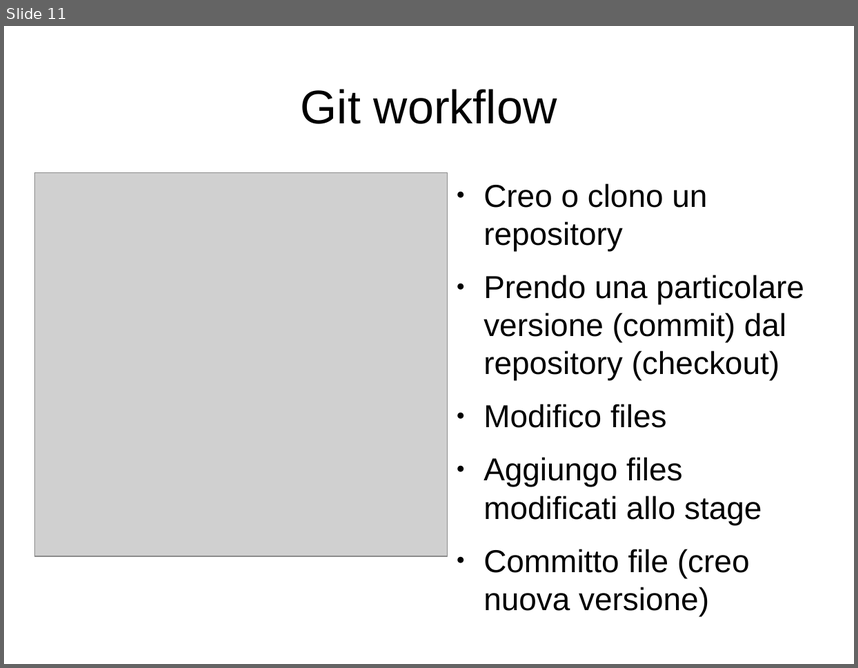
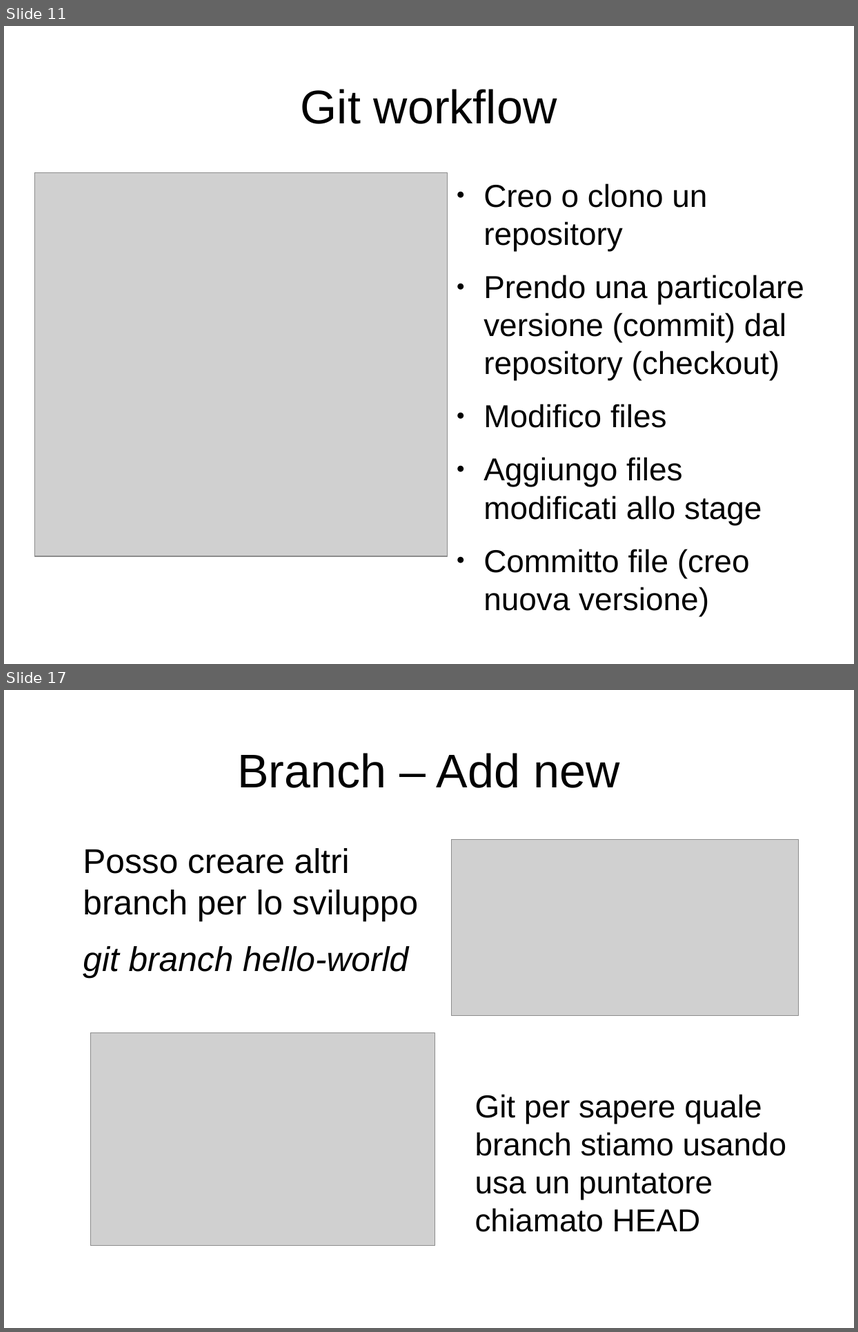
Before and after one commit to lucamariani/corso_diapositive, a slide deck: lez1.odp. Shown one above the other, each under a label of ours: slide 11 before the commit, slides 11 and 17 after it; the slides between them are not shown. The pictures are 858x668 and 858x1332 pixels, drawn with LibreOffice and Linux fonts; fonts in the diff are those of the drawing; grey boxes stand for pictures. Boxes give left, top, right and bottom in pixels: in the first picture for what was removed or moved away, otherwise in the second. Text is boxed around its words. In the diff, an @@ line names an element or a change of style, - is before the commit and + after.

```diff
--- a/lez1.odp
+++ b/lez1.odp
@@ slide 17 added at (4, 690, 854, 1328), background #FFFFFF @@
@@ title added at (238, 753, 619, 788), 44 pt, text #000000 @@
+Branch – Add new
@@ text added at (83, 848, 418, 977), 32 pt, text #000000 @@
+Posso creare altri branch per lo sviluppo
+git branch hello-world
@@ picture added at (452, 839, 800, 1016) @@
@@ picture added at (90, 1032, 435, 1245) @@
@@ text added at (475, 1094, 787, 1232), 29.6 pt, text #000000 @@
+Git per sapere quale branch stiamo usando usa un puntatore chiamato HEAD
```
Also in this commit, not shown: 2 slides changed, 7 other slides added.
